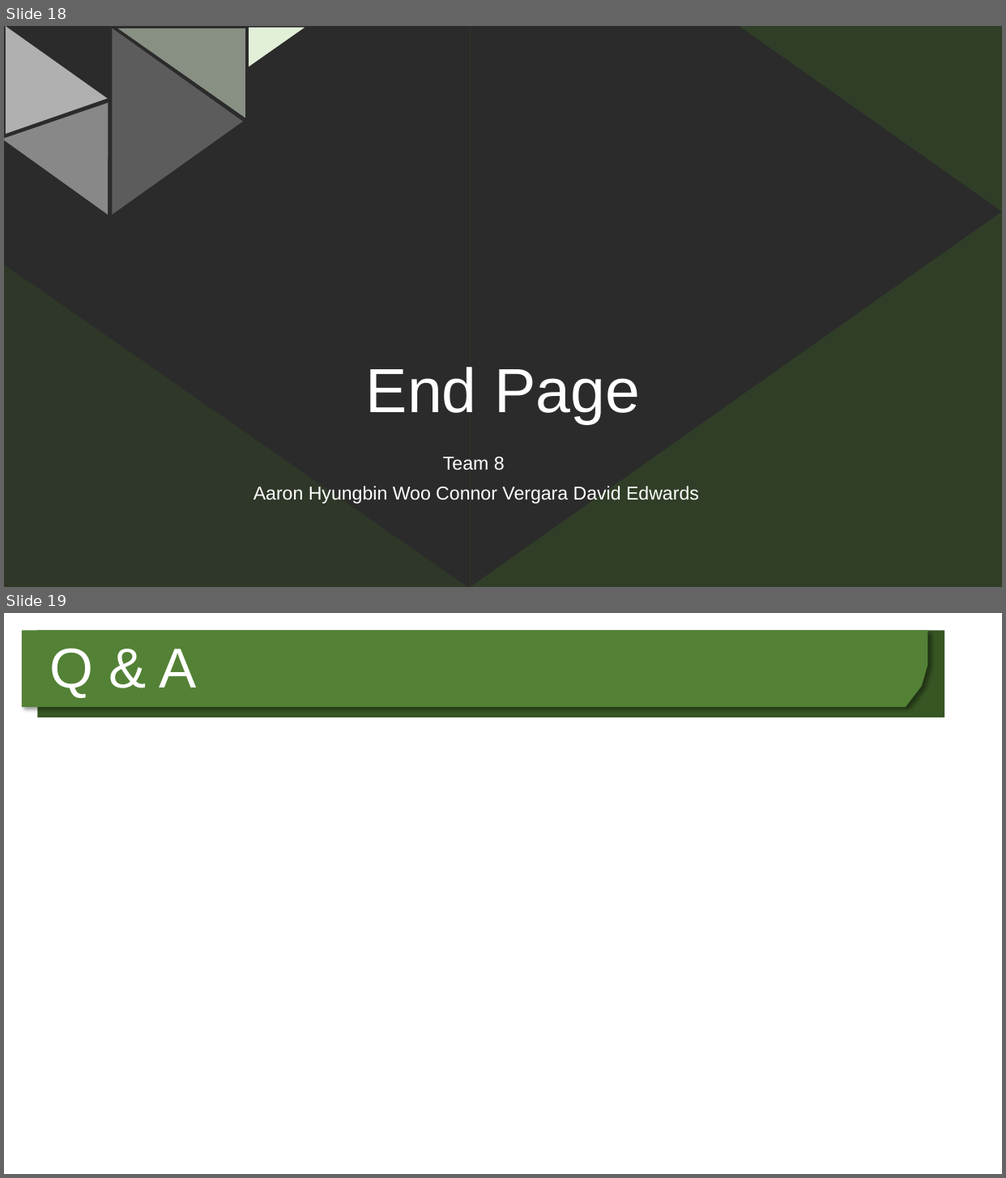
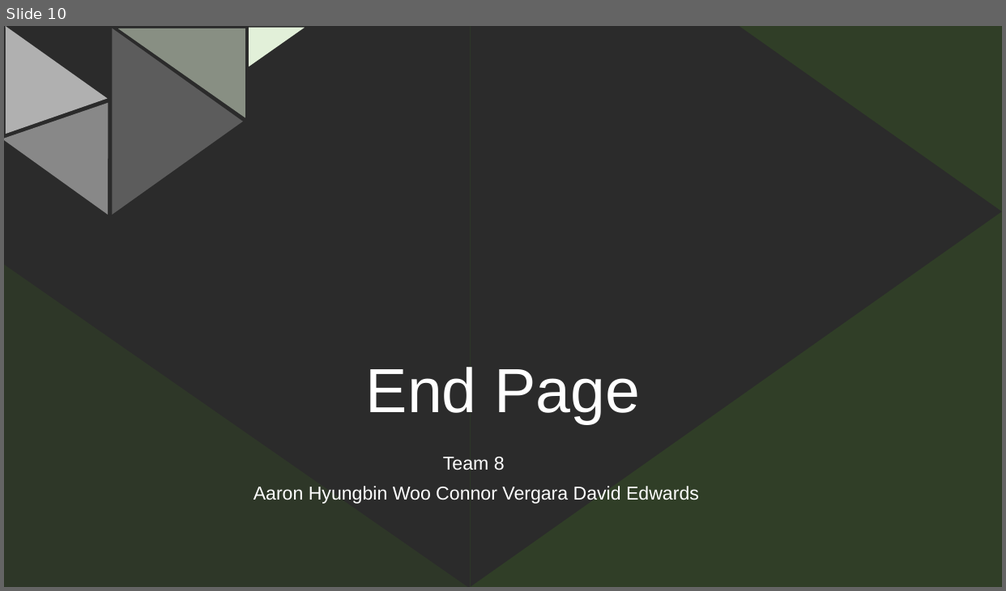
Before and after one commit to aaronhwoo/Project1, a slide deck: Team 8 Project 1.pptx. Shown one above the other, each under a label of ours: slides 18 and 19 before the commit, slide 10 after it. The pictures are 1006x1178 and 1006x591 pixels, drawn with LibreOffice and Linux fonts; fonts in the diff are those of the drawing; background and template pictures are left out; a plain dark background stands for a picture behind light text. Boxes give left, top, right and bottom in pixels: in the first picture for what was removed or moved away, otherwise in the second. Text is boxed around its words. In the diff, an @@ line names an element or a change of style, - is before the commit and + after.

```diff
--- a/Team 8 Project 1.pptx
+++ b/Team 8 Project 1.pptx
@@ slide 19 removed at (4,613,1002,1174), background #FFFFFF @@
@@ freeform shape removed at (22,630,928,707) @@
@@ rectangle removed at (38,630,945,717) @@
@@ text removed at (49,648,196,698) @@
-Q & A
@@ what was slide 18 is now slide 10 @@
```
Also in this commit, not shown: 7 slides changed, 2 slides added, 10 other slides removed.
